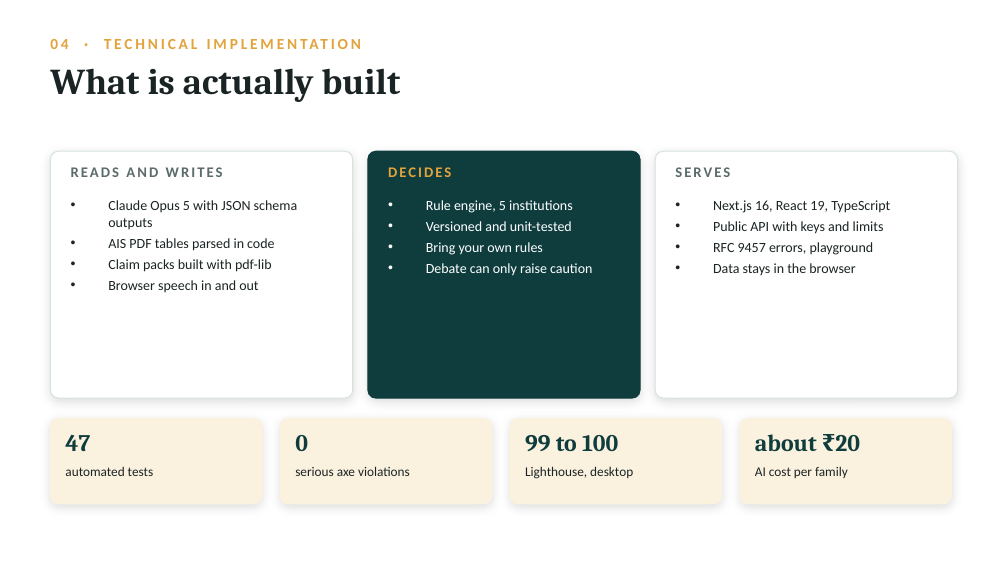
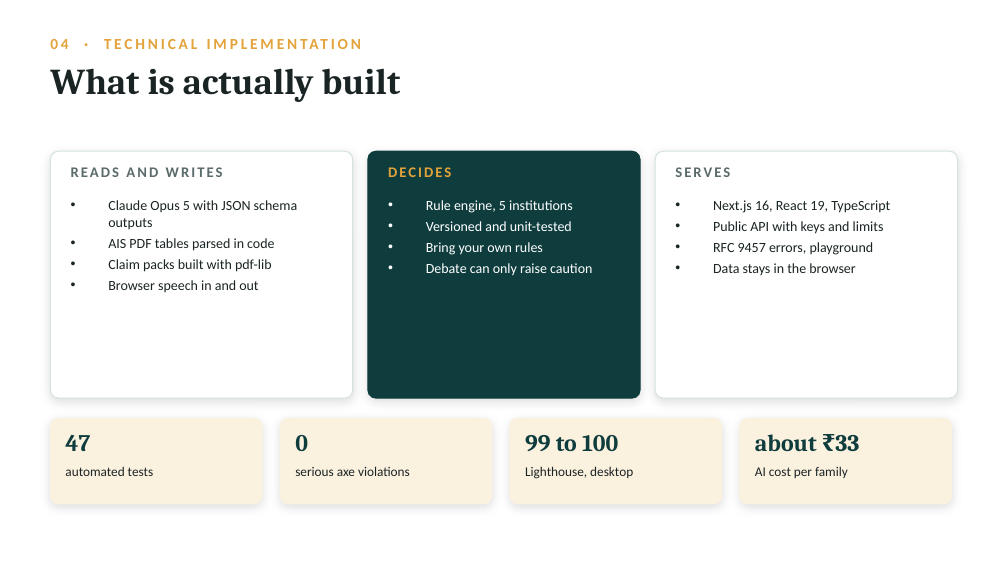
Before and after one commit to usv240/virasat, a slide deck: slide 6 of public/docs/Virasat-Team-USV-Deck.pptx. Drawn at 1008x567 pixels with LibreOffice and Linux fonts; fonts in the diff are those of the drawing. Boxes give left, top, right and bottom in pixels: in the first picture for what was removed or moved away, otherwise in the second. Text is boxed around its words. In the diff, an @@ line names an element or a change of style, - is before the commit and + after.

```diff
--- a/public/docs/Virasat-Team-USV-Deck.pptx
+++ b/public/docs/Virasat-Team-USV-Deck.pptx
@@ text at bbox=[755, 434, 859, 451]: text changed @@
-about ₹20
+about ₹33
```
Also in this commit, not shown: 3 other slides changed, 12 other files.
